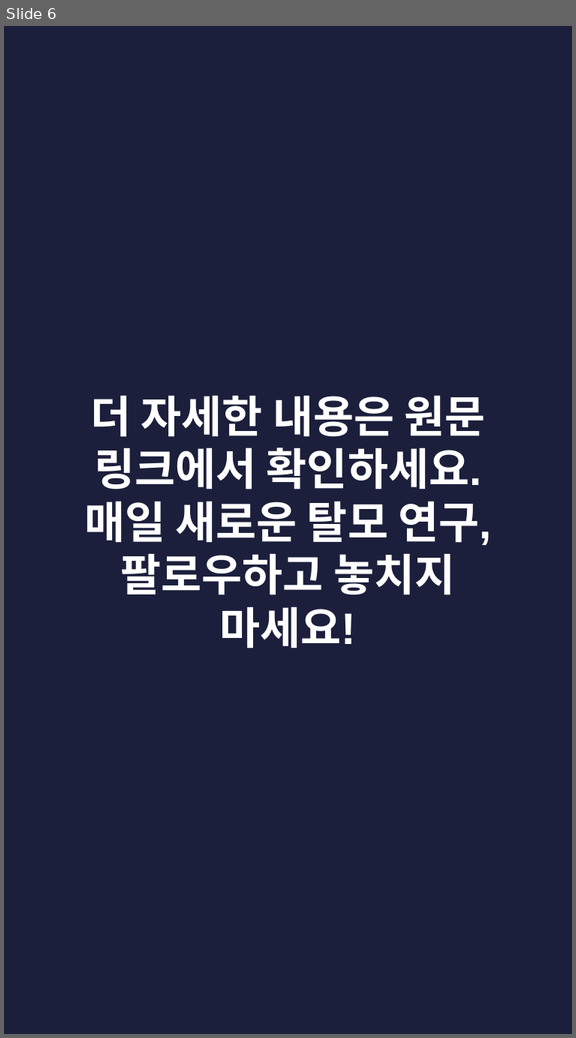
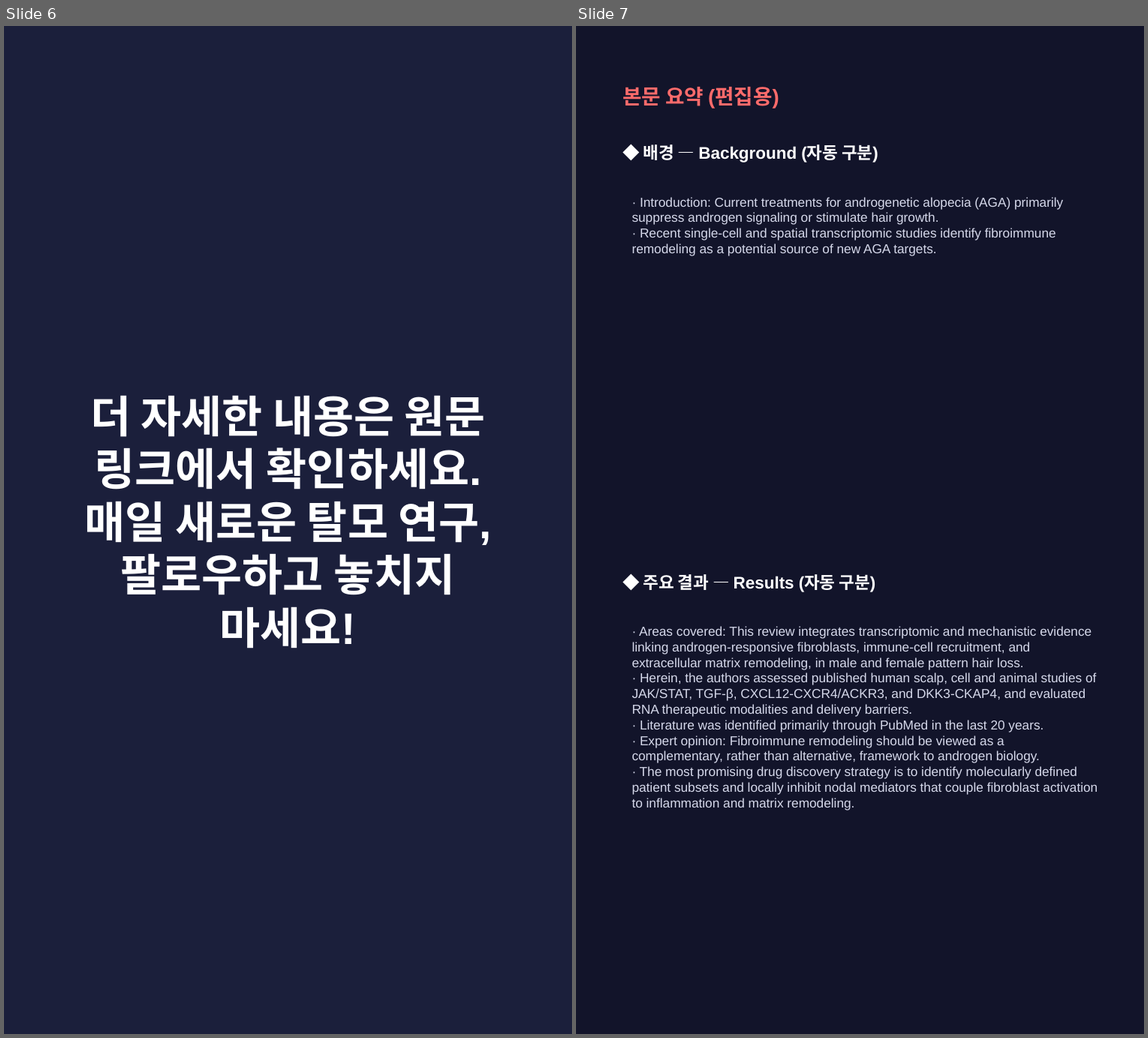
Before and after one commit to hyokang2010-BJ-ANTH/product-builder-test, a slide deck: pwa/data/latest/slides.pptx. Shown side by side, each under a label of ours: slide 6 before the commit, slides 6 and 7 after it. The pictures are 576x1038 and 1148x1038 pixels, drawn with LibreOffice and Linux fonts; fonts in the diff are those of the drawing. Boxes give left, top, right and bottom in pixels: in the first picture for what was removed or moved away, otherwise in the second. Text is boxed around its words. In the diff, an @@ line names an element or a change of style, - is before the commit and + after.

```diff
--- a/pwa/data/latest/slides.pptx
+++ b/pwa/data/latest/slides.pptx
@@ slide 7 added at box(576, 26, 1144, 1034), background #12142A @@
@@ text added at box(622, 87, 779, 108), 16 pt, text #FF6B6B, bold @@
+본문 요약 (편집용)
@@ text added at box(644, 144, 878, 162), 13 pt, text #FFFFFF, bold @@
+◆ 배경 — Background (자동 구분)
@@ text added at box(632, 197, 1063, 256), 10 pt, text #D5D8EA @@
+· Introduction: Current treatments for androgenetic alopecia (AGA) primarily suppress androgen signaling or stimulate hair growth.
+· Recent single-cell and spatial transcriptomic studies identify fibroimmune remodeling as a potential source of new AGA targets.
@@ text added at box(644, 574, 876, 592), 13 pt, text #FFFFFF, bold @@
+◆ 주요 결과 — Results (자동 구분)
@@ text added at box(632, 626, 1097, 810), 10 pt, text #D5D8EA @@
+· Areas covered: This review integrates transcriptomic and mechanistic evidence linking androgen-responsive fibroblasts, immune-cell recruitment, and extracellular matrix remodeling, in male and female pattern hair loss.
+· Herein, the authors assessed published human scalp, cell and animal studies of JAK/STAT, TGF-β, CXCL12-CXCR4/ACKR3, and DKK3-CKAP4, and evaluated RNA therapeutic modalities and delivery barriers.
+· Literature was identified primarily through PubMed in the last 20 years.
+· Expert opinion: Fibroimmune remodeling should be viewed as a complementary, rather than alternative, framework to androgen biology.
+· The most promising drug discovery strategy is to identify molecularly defined patient subsets and locally inhibit nodal mediators that couple fibroblast activation to inflammation and matrix remodeling.
```
Also in this commit, not shown: 2 slides changed, 4 other slides added, 4 slides removed, 26 other files.
